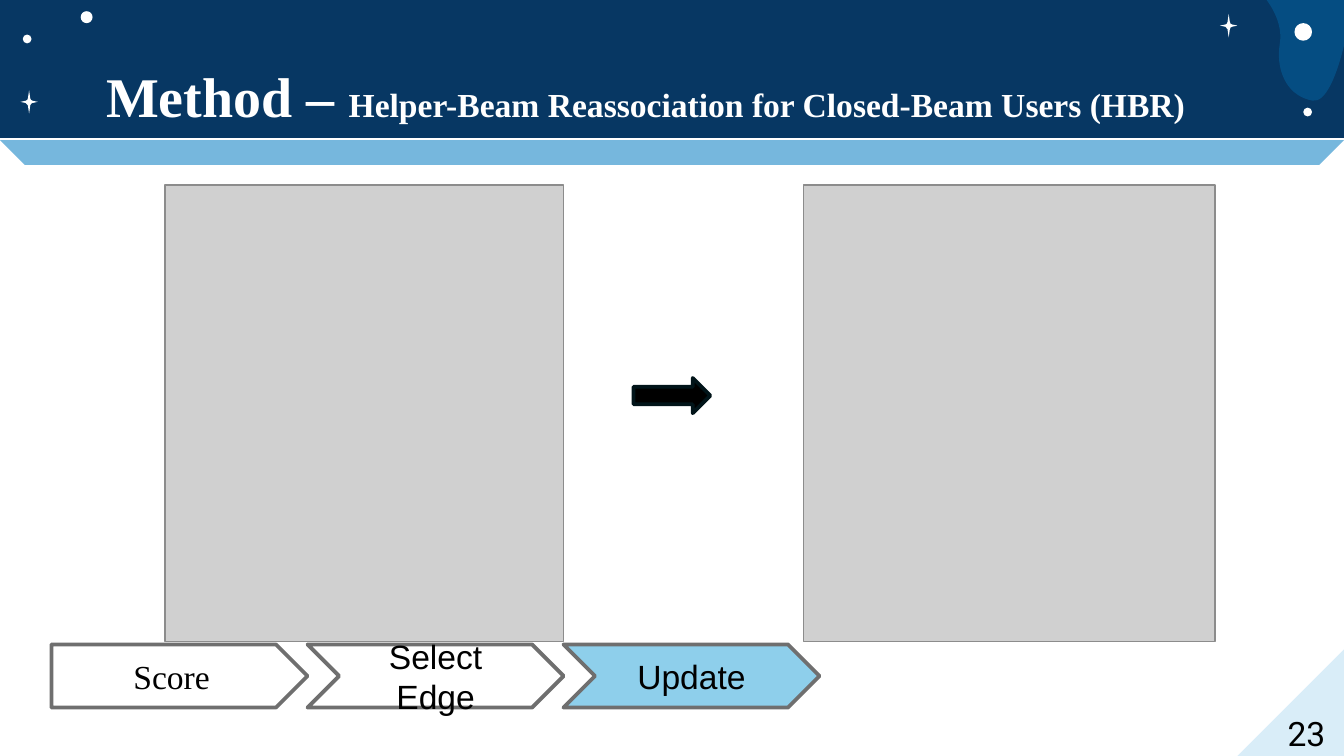
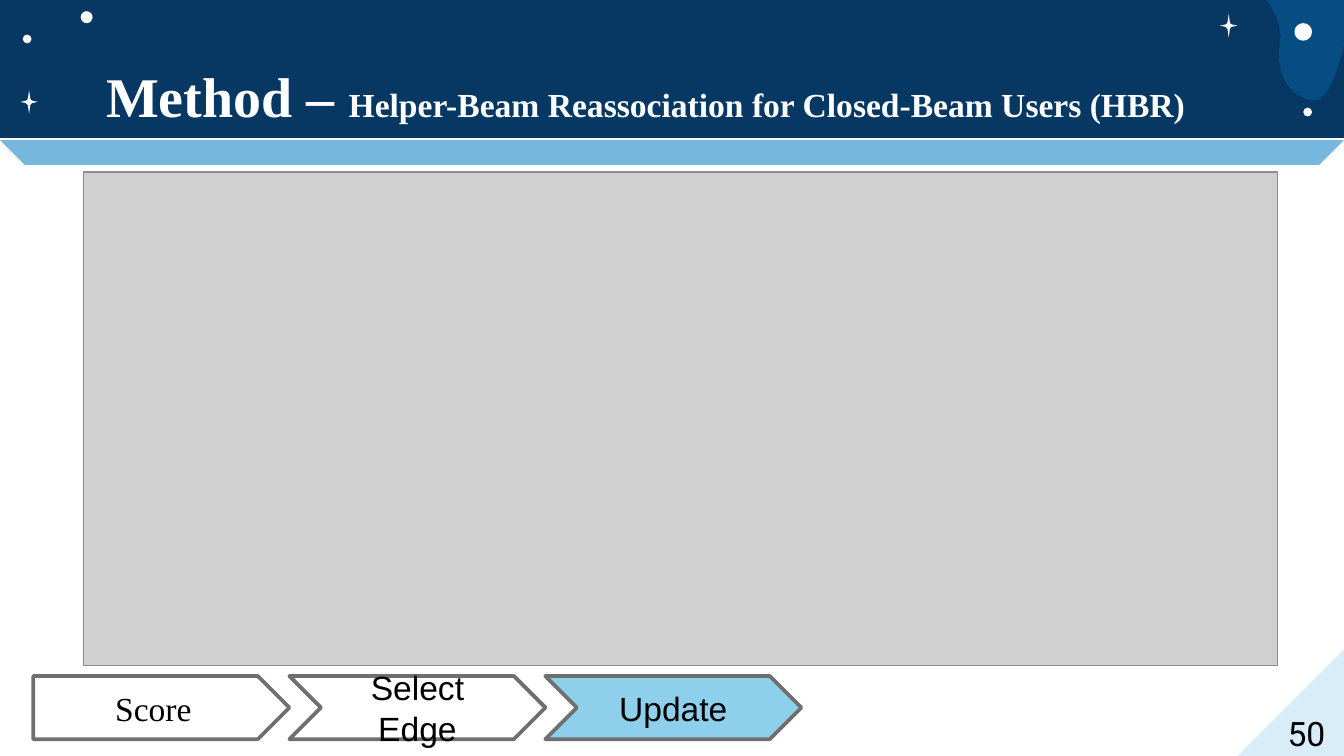
Before and after one commit to jacky9111/jacky_code, a slide deck: slide 50 of jacky_code/口試投影片.pptx (slide 23 before the commit). Drawn at 1344x756 pixels with LibreOffice and Linux fonts; fonts in the diff are those of the drawing; grey boxes stand for pictures. Boxes give left, top, right and bottom in pixels: in the first picture for what was removed or moved away, otherwise in the second. Text is boxed around its words. In the diff, an @@ line names an element or a change of style, - is before the commit and + after.

```diff
--- a/jacky_code/口試投影片.pptx
+++ b/jacky_code/口試投影片.pptx
@@ picture added at (83, 172, 1277, 665) @@
@@ picture removed at (165, 185, 564, 642) @@
@@ picture removed at (804, 185, 1215, 642) @@
@@ right arrow removed at (633, 378, 710, 413) @@
@@ pentagon arrow "Score": place and size @@
-pentagon arrow "Score" at (51, 645, 308, 708)
+pentagon arrow "Score" at (34, 676, 290, 739)
@@ chevron "Select Edge": place and size @@
-chevron "Select Edge" at (308, 645, 564, 708)
+chevron "Select Edge" at (289, 676, 546, 739)
@@ chevron "Update": place and size @@
-chevron "Update" at (563, 645, 820, 708)
+chevron "Update" at (546, 676, 802, 739)
@@ page number at (1288, 721, 1326, 747): text changed @@
-23
+50
```
Also in this commit, not shown: 12 other slides changed, 36 slides added, 42 other files.
